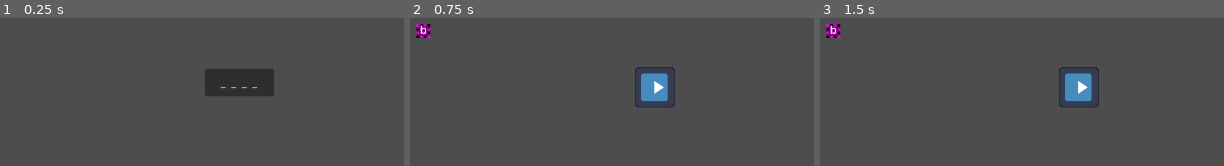
Above: before the commit, frames 1-3 (left to right).
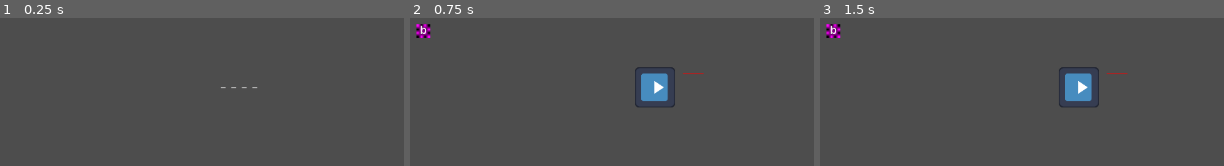
Above: after the commit, the same moments.

Repository: MagnusLucas/SpaceJam2025
Game: Godot game, scene res://UI/main_menu.tscn
The game is run twice, just before and just after one commit, with the same random seed, the same clock (stepped at 60 frames per second) and the same inputs. The engine's default icon, where the game draws it, is replaced by a stand-in: a white triangle on a blue panel in a dark square.
Inputs:
- Up to frame 1 (0.25 s): no input
- Up to frame 2 (0.75 s): click "_ _ _ _" at 0.5 s
- Up to frame 3 (1.5 s): tap Enter at 1.25 s; hold D (move_right) from 1.28 s (still down); tap Space (catch_letter) at 1.35 s

The runs differ from the first frame. In frame 1, 3.1% of the frame differs, in the area x 50-68%, y 34-53%; in frame 2, nothing differs; in frame 3, nothing differs.

Commit message:
Amazing main menu

Diff:
--- a/Game/Objects/Terrain.gd
+++ b/Game/Objects/Terrain.gd
@@ -40,6 +40,7 @@
 
 func _on_body_entered(body: Node2D) -> void:
 	if body is Enemy and effect == EffectType.SLOW:
+		print_debug("slowing ", body)
 		body.velocity *= .1
 	elif body is Enemy and effect == EffectType.KILL:
 		body.queue_free()
--- a/UI/main_menu.tscn
+++ b/UI/main_menu.tscn
@@ -1,6 +1,12 @@
-[gd_scene load_steps=2 format=3 uid="uid://e65dve6de0un"]
+[gd_scene load_steps=4 format=3 uid="uid://e65dve6de0un"]
 
 [ext_resource type="Script" uid="uid://xlw14l8bbbvt" path="res://UI/main_menu.gd" id="1_p8ccj"]
+
+[sub_resource type="Gradient" id="Gradient_p8ccj"]
+colors = PackedColorArray(0.301961, 0.301961, 0.301961, 1, 0.301961, 0.301961, 0.301961, 1)
+
+[sub_resource type="GradientTexture1D" id="GradientTexture1D_tk8dj"]
+gradient = SubResource("Gradient_p8ccj")
 
 [node name="MainMenu" type="Control"]
 layout_mode = 3
@@ -24,6 +30,10 @@
 anchor_bottom = 1.0
 grow_horizontal = 2
 grow_vertical = 2
+mouse_default_cursor_shape = 1
 text = "_  _  _  _"
+icon = SubResource("GradientTexture1D_tk8dj")
+flat = true
+icon_alignment = 1
 
 [connection signal="pressed" from="Play" to="." method="_on_play_pressed"]
